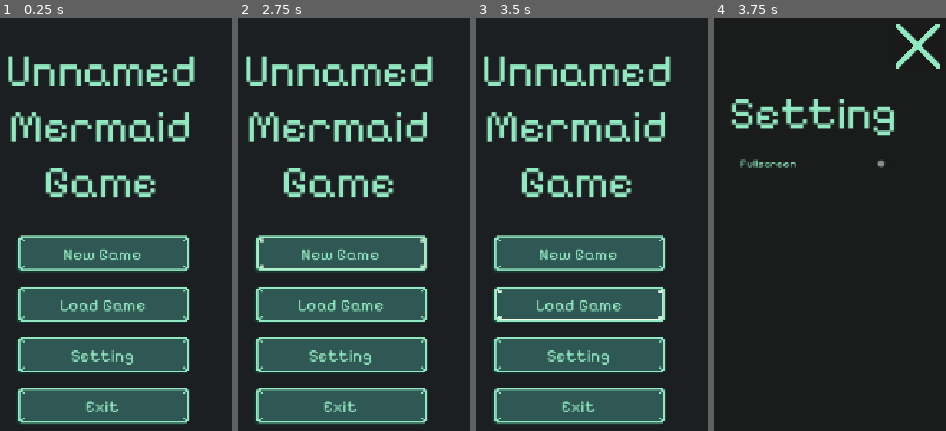
Above: before the commit, frames 1-4 (left to right).
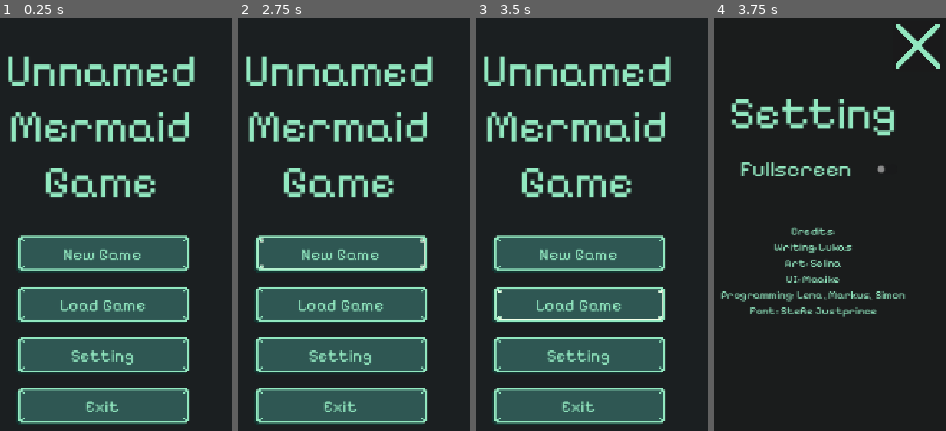
Above: after the commit, the same moments.

Repository: LenaCichewitz/GameJam
Game: Godot game, scene res://scenes/main_scene.tscn
Two runs of this game, one before a commit and one after it. Both use one fixed random seed, a clock stepped at 60 frames per second and the inputs below.
Inputs:
- Up to frame 1 (0.25 s): no input
- Up to frame 2 (2.75 s): click "New Game" at 0.5 s; click "New Game" at 1.25 s; click "New Game" at 2 s
- Up to frame 3 (3.5 s): click "Load Game" at 2.75 s
- Up to frame 4 (3.75 s): click "Setting" at 3.5 s

Frames 1-3 are identical in both runs. In frame 4, 3.7% of the frame differs, in the area x 2-83%, y 34-73%.

Commit message:
Add Credits to Options

Diff:
--- a/main_menu.tscn
+++ b/main_menu.tscn
@@ -183,8 +183,29 @@
 theme_override_colors/font_pressed_color = Color(0.57254905, 0.9098039, 0.7529412, 1)
 theme_override_colors/font_hover_color = Color(0.57254905, 0.9098039, 0.7529412, 1)
 theme_override_fonts/font = ExtResource("2_7vrkn")
+theme_override_font_sizes/font_size = 32
 text = "Fullscreen"
 script = ExtResource("8_8qtwp")
+
+[node name="Credits" type="Label" parent="Options" unique_id=1273845567]
+layout_mode = 1
+anchors_preset = 14
+anchor_top = 0.5
+anchor_right = 1.0
+anchor_bottom = 0.5
+offset_top = -21.5
+offset_bottom = 208.0
+grow_horizontal = 2
+grow_vertical = 2
+theme_override_colors/font_color = Color(0.57254905, 0.9098039, 0.7529412, 1)
+theme_override_fonts/font = ExtResource("2_7vrkn")
+text = "Credits:
+Writing: Lukas
+Art: Selina
+UI: Maaike
+Programming: Lena, Markus, Simon
+Font: Stefie Justprince"
+horizontal_alignment = 1
 
 [connection signal="pressed" from="MainButtons/NewGame" to="." method="_on_new_game_button_pressed"]
 [connection signal="pressed" from="MainButtons/Load Button" to="." method="_on_start_pressed"]
